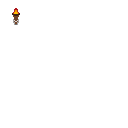
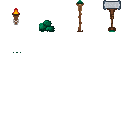
Comparing the layer stacks of the two 128 x 128 images. Changes:
added layer "hammer" above "staff" over [103, 0, 121, 32]
added layer "staff" above "gems" over [76, 0, 84, 32]
added layer "gems" above "torch" over [39, 20, 55, 32]
